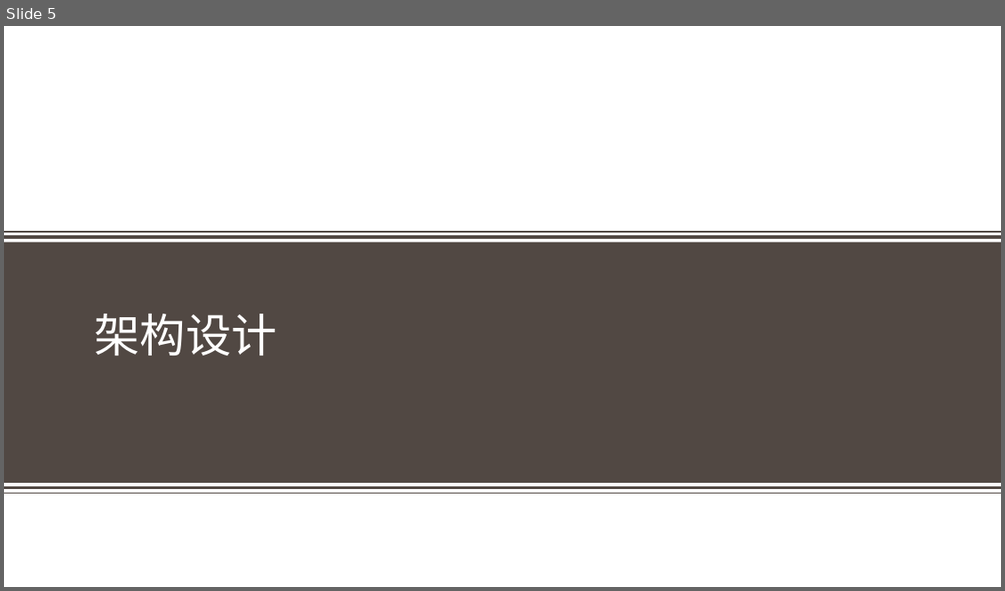
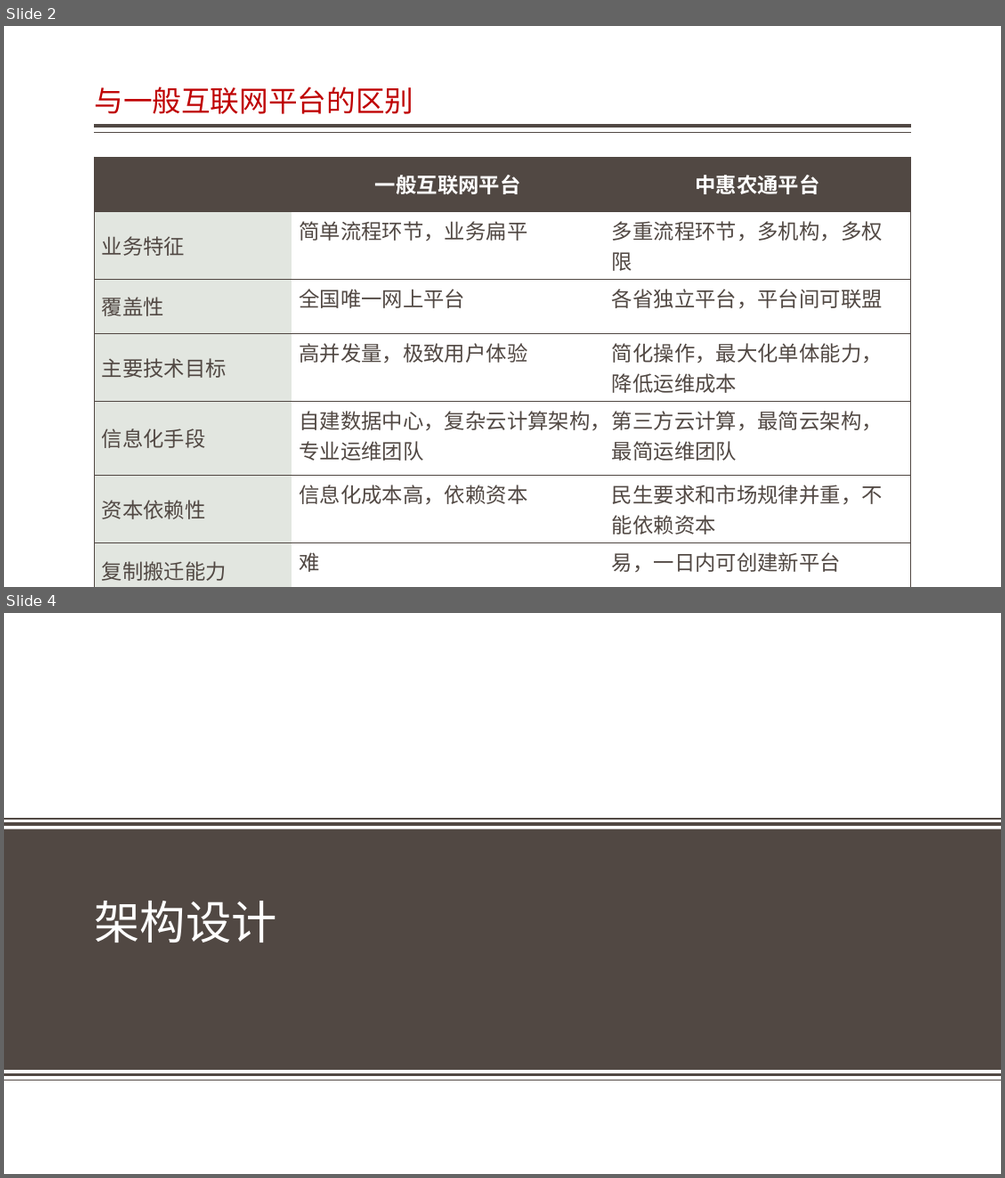
Before and after one commit to jzgi/chainsmart, a slide deck: Docs/品链应用参考设计.pptx. Shown one above the other, each under a label of ours: slide 5 before the commit, slides 2 and 4 after it; the slides between them are not shown. The pictures are 1005x591 and 1005x1178 pixels, drawn with LibreOffice and Linux fonts; fonts in the diff are those of the drawing; background and template pictures are left out. Boxes give left, top, right and bottom in pixels: in the first picture for what was removed or moved away, otherwise in the second. Text is boxed around its words. In the diff, an @@ line names an element or a change of style, - is before the commit and + after.

```diff
--- a/Docs/品链应用参考设计.pptx
+++ b/Docs/品链应用参考设计.pptx
@@ slide 2 added at <box>4,26,1001,587</box>, background #FFFFFF @@
@@ title added at <box>94,87,413,114</box>, 28 pt, text #BF0102 @@
+与一般互联网平台的区别
@@ line added from (911, 126) to (95, 126), #514843 3 pt @@
@@ line added from (911, 133) to (95, 133), #514843 1 pt @@
@@ table added at <box>95,157,911,584</box>, 7 rows, 3 columns @@
+ | 一般互联网平台 | 中惠农通平台
+业务特征 | 简单流程环节，业务扁平 | 多重流程环节，多机构，多权限
+覆盖性 | 全国唯一网上平台 | 各省独立平台，平台间可联盟
+主要技术目标 | 高并发量，极致用户体验 | 简化操作，最大化单体能力，降低运维成本
+信息化手段 | 自建数据中心，复杂云计算架构，专业运维团队 | 第三方云计算，最简云架构，最简运维团队
+资本依赖性 | 信息化成本高，依赖资本 | 民生要求和市场规律并重，不能依赖资本
+复制搬迁能力 | 难 | 易，一日内可创建新平台
@@ what was slide 5 is now slide 4 @@
```
Also in this commit, not shown: 4 slides changed, 2 slides removed, 5 other files.
